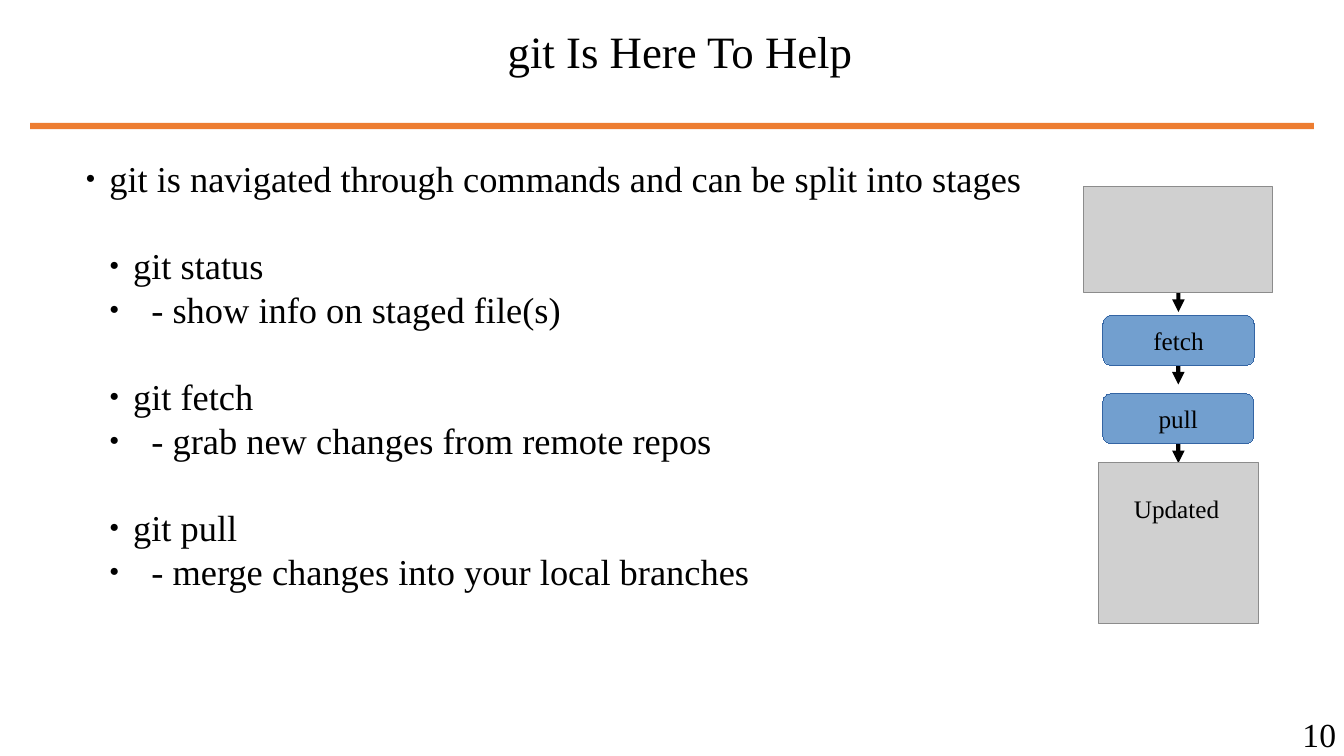
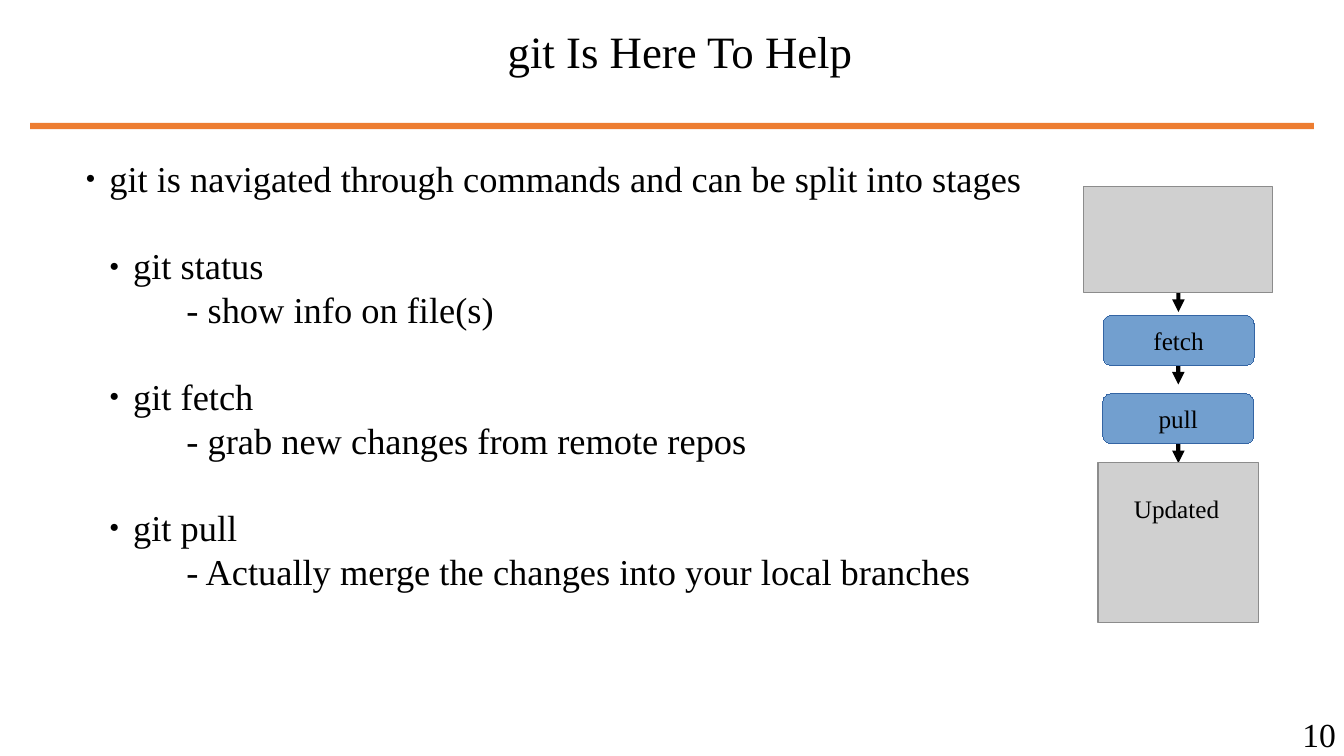
Before and after one commit to wbuz24/undergrad-repo, a slide deck: slide 20 of S24/cs494/notes/github-intro.pptx. Drawn at 1344x756 pixels with LibreOffice and Linux fonts; fonts in the diff are those of the drawing; grey boxes stand for pictures. Boxes give left, top, right and bottom in pixels: in the first picture for what was removed or moved away, otherwise in the second. Text is boxed around its words. In the diff, an @@ line names an element or a change of style, - is before the commit and + after.

```diff
--- a/S24/cs494/notes/github-intro.pptx
+++ b/S24/cs494/notes/github-intro.pptx
@@ text at bbox=[208, 297, 494, 330]: text changed @@
-  ● - show info on staged file(s)
+- show info on file(s)
@@ text at bbox=[208, 428, 746, 461]: bullet ● to none; list level 2 to 1 in "- grab new changes from ..." @@
@@ text at bbox=[206, 559, 970, 592]: text changed @@
-  ● - merge changes into your local branches
+- Actually merge the changes into your local branches
```
Also in this commit, not shown: 10 other slides changed, 1 other file.
